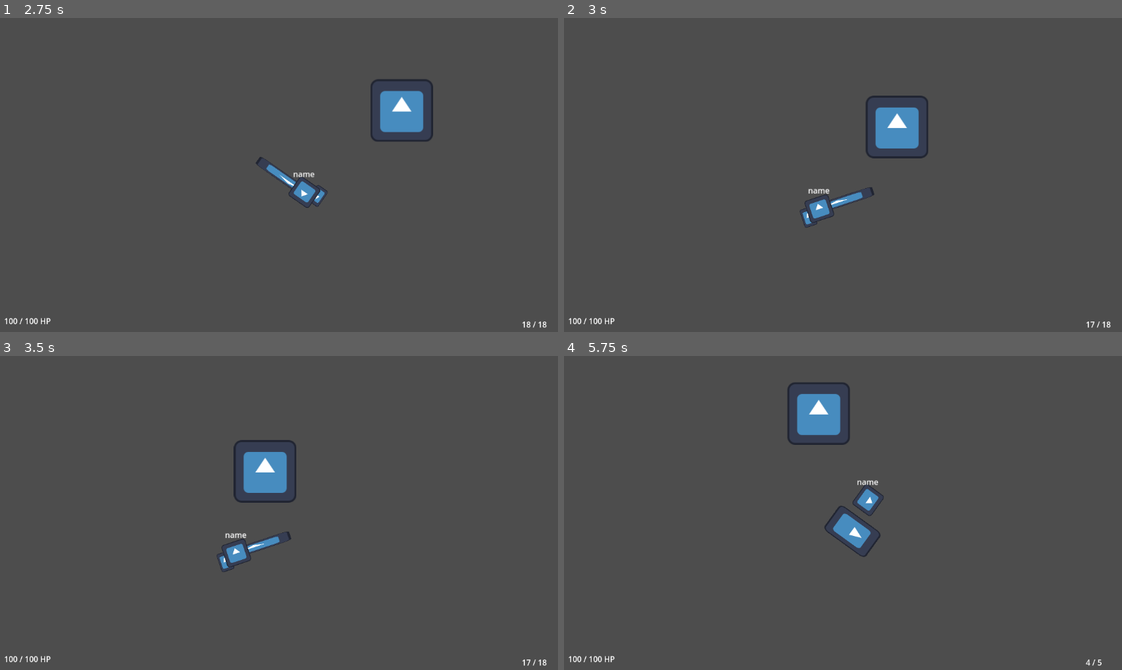
Above: before the commit, frames 1-4 (two rows, left to right).
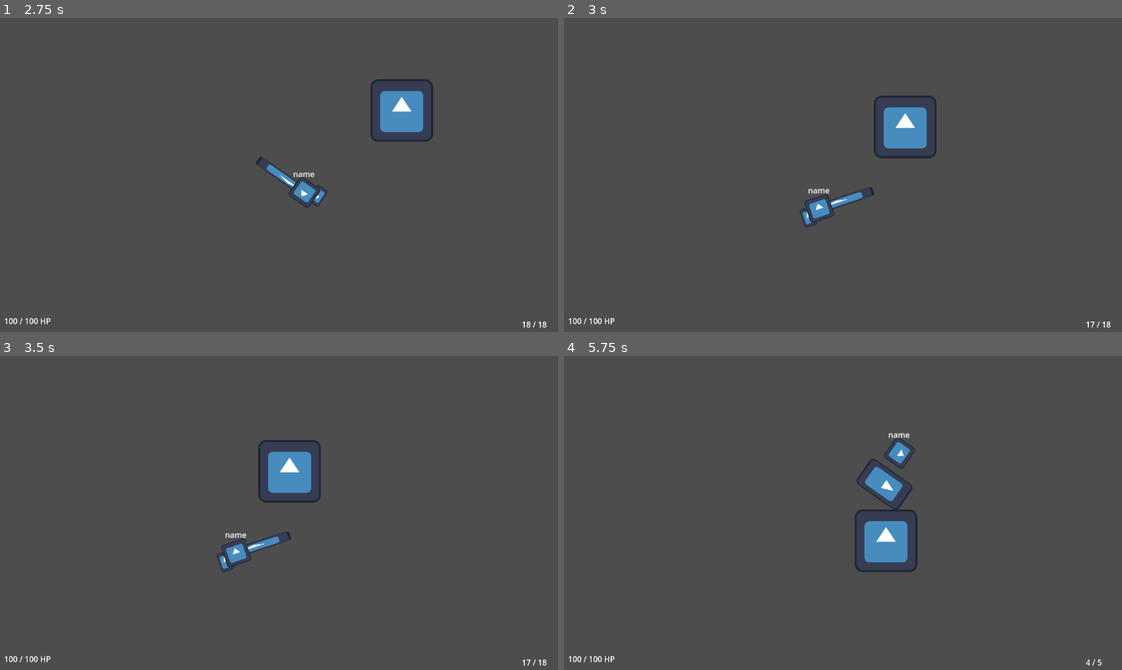
Above: after the commit, the same moments.

Repository: filipjaruska/mtds
Game: Godot game, scene res://nodes/menu/main.tscn
The game is run twice, just before and just after one commit, with the same random seed, the same clock (stepped at 60 frames per second) and the same inputs. The engine's default icon, where the game draws it, is replaced by a stand-in: a white triangle on a blue panel in a dark square.
Inputs (mouse positions are in pixels of both pictures, inside the frame that each line leads up to):
- Up to frame 1 (2.75 s): click "Start" at 0.5 s; click "Host" at 1.25 s; click "Start" at 2 s
- Up to frame 2 (3 s): tap Enter at 2.75 s; move the mouse to (965, 159) at 2.77 s; press the mouse at (965, 159) at 2.78 s; hold Right (ui_right) from 2.78 s (still down)
- Up to frame 3 (3.5 s): keep holding Right (ui_right); tap Shift (Dash, bound only after the commit) at 3.05 s
- Up to frame 4 (5.75 s): move the mouse to (725, 528) at 3.52 s; release Right (ui_right) at 3.53 s; release the mouse at (725, 528) at 3.53 s; hold Down (ui_down) 3.53-4.28 s; tap Shift (Dash, bound only after the commit) at 3.6, 4.55 s; click (725, 528) at 3.8 s; move the mouse to (898, 443) at 4.27 s; press the mouse at (898, 443) at 4.28 s; hold Right (ui_right) 4.28-5.03 s; move the mouse to (809, 578) at 5.02 s; release the mouse at (809, 578) at 5.03 s; hold Up (ui_up) from 5.03 s (still down); tap Q (switch_weapon) at 5.1 s; click (809, 578) at 5.3 s

Frame 1 is identical in both runs. In frame 2, 0.8% of the frame differs, in the area x 42-67%, y 24-66%; in frame 3, 1.6%; in frame 4, 4.0%, in the area x 40-64%, y 8-69%.

Commit message:
Dashing and Player slow on shooting

Diff:
--- a/nodes/player/player.tscn
+++ b/nodes/player/player.tscn
@@ -31,6 +31,8 @@
 
 [node name="SwitchCooldownTimer" type="Timer" parent="Node2D/WeaponManager"]
 wait_time = 0.3
+
+[node name="ShootingCooldown" type="Timer" parent="Node2D/WeaponManager"]
 
 [node name="Sprite2D" type="Sprite2D" parent="Node2D"]
 position = Vector2(3.09944e-06, 3.58711e-06)
@@ -86,5 +88,14 @@
 wait_time = 5.0
 one_shot = true
 
+[node name="Timers" type="Node2D" parent="."]
+
+[node name="DashTimer" type="Timer" parent="Timers"]
+wait_time = 0.3
+
+[node name="DashCooldown" type="Timer" parent="Timers"]
+
 [connection signal="timeout" from="Node2D/WeaponManager/SwitchCooldownTimer" to="Node2D/WeaponManager" method="_on_switch_cooldown_timer_timeout"]
 [connection signal="timeout" from="HealthComponent/HealTimer" to="HealthComponent" method="_on_heal_timer_timeout"]
+[connection signal="timeout" from="Timers/DashTimer" to="." method="_on_dash_timer_timeout"]
+[connection signal="timeout" from="Timers/DashCooldown" to="." method="_on_dash_cooldown_timeout"]
--- a/project.godot
+++ b/project.godot
@@ -72,3 +72,9 @@
 "events": [Object(InputEventKey,"resource_local_to_scene":false,"resource_name":"","device":-1,"window_id":0,"alt_pressed":false,"shift_pressed":false,"ctrl_pressed":false,"meta_pressed":false,"pressed":false,"keycode":0,"physical_keycode":81,"key_label":0,"unicode":113,"echo":false,"script":null)
 ]
 }
+Dash={
+"deadzone": 0.5,
+"events": [Object(InputEventKey,"resource_local_to_scene":false,"resource_name":"","device":-1,"window_id":0,"alt_pressed":false,"shift_pressed":false,"ctrl_pressed":false,"meta_pressed":false,"pressed":false,"keycode":0,"physical_keycode":4194325,"key_label":0,"unicode":0,"echo":false,"script":null)
+, Object(InputEventKey,"resource_local_to_scene":false,"resource_name":"","device":-1,"window_id":0,"alt_pressed":false,"shift_pressed":false,"ctrl_pressed":false,"meta_pressed":false,"pressed":false,"keycode":0,"physical_keycode":32,"key_label":0,"unicode":32,"echo":false,"script":null)
+]
+}
--- a/scripts/player.gd
+++ b/scripts/player.gd
@@ -2,11 +2,14 @@
 
 @onready var weapon_manager = $Node2D/WeaponManager
 @onready var camera2d = $Camera2D
+@onready var dash_timer = $Timers/DashTimer
+@onready var dash_cooldown = $Timers/DashCooldown
 
 @export var speed: float = 200.0
 @export var camera_lookahead_distance: float = 150.0
 @export var offset_disable_threshold: float = 200.0
 @export var transition_speed: float = 5.0
+
 
 func _ready():
 	var authority_id: int = str(name).to_int()
@@ -24,7 +27,7 @@
 	velocity = input_vector
 	move_and_slide()
 	weapon_manager._process(delta)
-
+	dashing()
 	update_camera_offset(delta)
 
 func _physics_process(_delta):
@@ -48,3 +51,16 @@
 		target_offset = direction * camera_lookahead_distance
 
 	camera2d.offset = camera2d.offset.lerp(target_offset, transition_speed * delta)
+
+func dashing():
+	if Input.is_action_just_pressed("Dash") && dash_cooldown.is_stopped() && dash_timer.is_stopped():
+		speed = 700.0
+		dash_cooldown.start()
+		dash_timer.start()
+
+func _on_dash_timer_timeout():
+	dash_timer.stop()
+	speed = 200.0
+
+func _on_dash_cooldown_timeout():
+	dash_cooldown.stop()
--- a/scripts/weapons/pistol.gd
+++ b/scripts/weapons/pistol.gd
@@ -3,6 +3,7 @@
 @export var bullet_scene: PackedScene
 @export var ammo: int = 18
 @export var max_ammo: int = 18
+@export var slowness:float = 100.0
 
 func _ready():
 	set_ammo_and_max_ammo(ammo, max_ammo)
--- a/scripts/weapons/ranged_weapon.gd
+++ b/scripts/weapons/ranged_weapon.gd
@@ -1,39 +1,49 @@
 extends Node2D
 class_name RangedWeapon
 
+@onready var player = $"."
 @export var fire_rate: float = 1.0
 @export var range: float = 500.0
 @export var AMMO: int
 @export var MAX_AMMO: int
+@export var slow_player: bool
 
 var last_shot_time: float = 0.0
 
+
 func _ready():
-    last_shot_time = Time.get_ticks_msec()
+	last_shot_time = Time.get_ticks_msec()
 
 func shoot():
-    if Time.get_ticks_msec() - last_shot_time >= 1000 / fire_rate:
-        if AMMO > 0:
-            _shoot_bullet()
-            rpc("network_shoot")
-            last_shot_time = Time.get_ticks_msec()
-            AMMO -= 1
-        else:
-            print("Out of AMMO!")
-    else:
-        print("Weapon on cooldown!")
+	if Time.get_ticks_msec() - last_shot_time >= 1000 / fire_rate:
+		if AMMO > 0:
+			_shoot_bullet()
+			rpc("network_shoot")
+			last_shot_time = Time.get_ticks_msec()
+			AMMO -= 1
+		else:
+			print("Out of AMMO!")
 
 @rpc("any_peer")
 func network_shoot():
-    _shoot_bullet()
+	_shoot_bullet()
 
 func _shoot_bullet():
-    pass
+	pass
 
 func reload():
-    AMMO = MAX_AMMO
-    print("Weapon reloaded.")
+	AMMO = MAX_AMMO
+	print("Weapon reloaded.")
 
 func set_ammo_and_max_ammo(a: int, b: int):
-    AMMO = a
-    MAX_AMMO = b
+	AMMO = a
+	MAX_AMMO = b
+
+func _process(delta):
+	can_slow()
+
+func can_slow():
+	if Time.get_ticks_msec() - last_shot_time >= 500 / fire_rate:
+		slow_player = false
+	else:
+		slow_player = true
--- a/scripts/weapons/shotgun.gd
+++ b/scripts/weapons/shotgun.gd
@@ -4,6 +4,7 @@
 @export var pellets: int = 5
 @export var ammo: int = 5
 @export var max_ammo: int = 5
+@export var slowness:float = 1000
 
 func _ready():
 	set_ammo_and_max_ammo(ammo, max_ammo)
--- a/scripts/weapons/weapon_manager.gd
+++ b/scripts/weapons/weapon_manager.gd
@@ -2,13 +2,19 @@
 
 @export var max_weapons: int = 2
 
+
+
 var weapons: Array = []
 var current_weapon_index: int = 0
 var can_switch: bool = true
+var player_speed_switch: bool
+var slowed_player_speed: float
 
+@onready var shooting_cooldown = $ShootingCooldown
 @onready var switch_cooldown_timer = $"../WeaponManager/SwitchCooldownTimer"
 @onready var multiplayer_sync = $"../../MultiplayerSynchronizer"
 @onready var UI = $"../../Camera2D/UI"
+@onready var player = $"../.."
 
 func _ready():
 	var pistol_scene: PackedScene = preload("res://nodes/weapons/pistol.tscn")
@@ -84,9 +90,13 @@
 	if multiplayer_sync.get_multiplayer_authority() == multiplayer.get_unique_id():
 		if weapons.size() > 0:
 			var current_weapon = weapons[current_weapon_index]
-			if Input.is_action_just_pressed("shoot"):
+			if Input.is_action_pressed("shoot"):
 				current_weapon.shoot()
 				update_hud()
+			if current_weapon.slow_player == true:
+				player.speed = current_weapon.slowness
+			if current_weapon.slow_player == false:
+				player.speed = 200.0
 
 			if Input.is_action_just_pressed("reload"):
 				current_weapon.reload()
